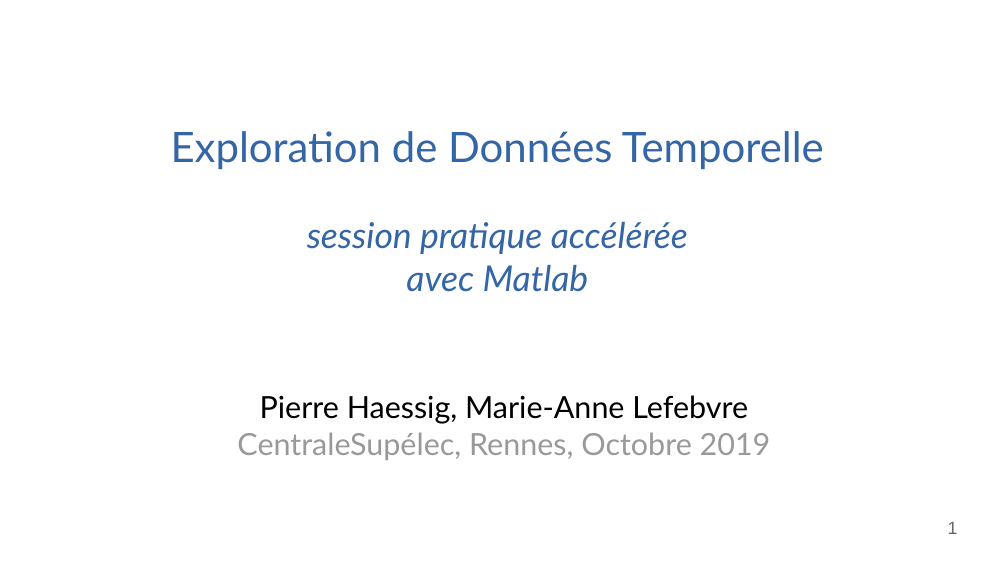
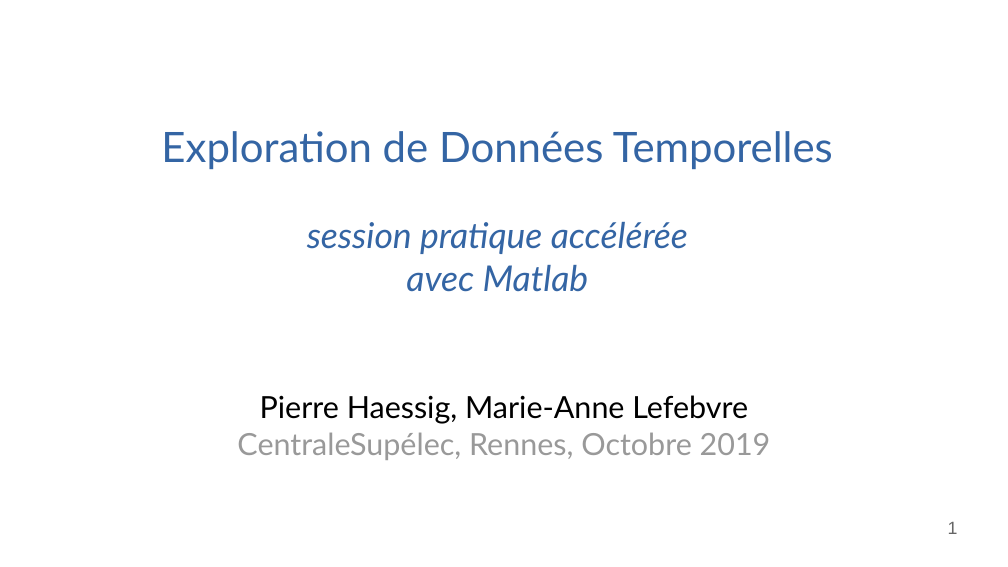
Before and after one commit to pierre-haessig/matlab-data-course, a slide deck: slide 1 of BE Data diapos.odp. Drawn at 1008x567 pixels with LibreOffice and Linux fonts; fonts in the diff are those of the drawing. Boxes give left, top, right and bottom in pixels: in the first picture for what was removed or moved away, otherwise in the second. Text is boxed around its words. In the diff, an @@ line names an element or a change of style, - is before the commit and + after.

```diff
--- a/BE Data diapos.odp
+++ b/BE Data diapos.odp
@@ title at (161,131,833,292): text changed @@
-Exploration de Données Temporelle
-session pratique accélérée
-avec Matlab
+Exploration de Données Temporelles
+session pratique accélérée
+avec Matlab
```
Also in this commit, not shown: 1 other file.
